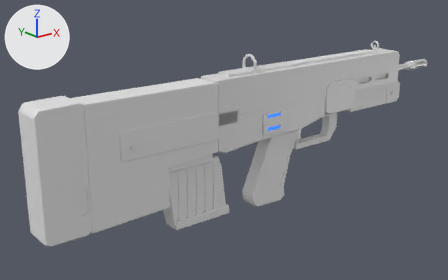
Before and after pictures for a commit that changed the FBX model art-source/weapons/Exports/Bulldog.fbx.
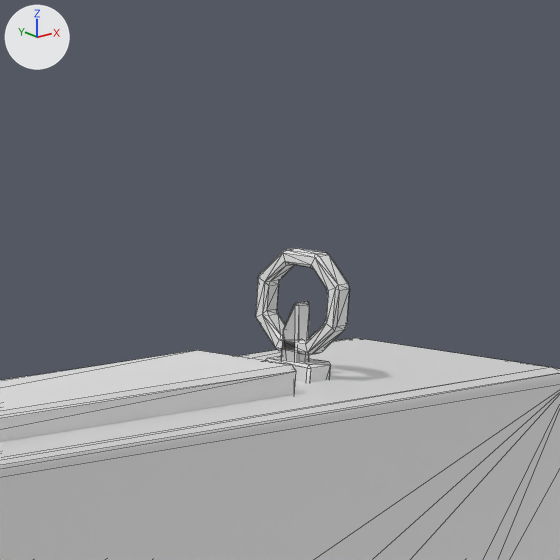
The first picture shows the older version from a 50 mm lens placed at (-2.395, -2.526, 1.154), pointed at (-0.237, 0.171, 0.075). The close-ups show the older and then the newer version on the part from 78% to 89% of the width and 7% to 24% of the height of that picture. Only the edits that show in the close-ups are written down. Arrows for +X, +Y and +Z are at upper left; the lights stay in place. The close-ups show mesh edges as thin lines.

Script lines for the objects in view, before the commit:
```python
me_bulldog_receiver_003 = bpy.data.meshes.new('Bulldog_Receiver.003')
me_bulldog_receiver_003.from_pydata(...)  # 101 vertices, 144 faces; spans x -0.473..0.939, y -0.076..0.076, z 0.291..0.515
me_bulldog_receiver_003.materials.append(mat_body_dark)  # white #e7e7e7
me_bulldog_sights_003 = bpy.data.meshes.new('Bulldog_Sights.003')
me_bulldog_sights_003.from_pydata(...)  # 264 vertices, 516 faces; spans x -0.23..0.884, y -0.051..0.051, z 0.464..0.592
me_bulldog_sights_003.materials.append(mat_body_dark)  # white #e7e7e7
me_bulldog_sights_004 = bpy.data.meshes.new('Bulldog_Sights.004')
me_bulldog_sights_004.from_pydata(...)  # 26 vertices, 48 faces; spans x 0.8676..0.8796, y -0.0079..0.008, z 0.464..0.5408
me_bulldog_sights_004.materials.append(mat_metal)  # white #e7e7e7
ob_receiver_dark = bpy.data.objects.new('Receiver_Dark', me_bulldog_receiver_003)
ob_receiver_dark.location = (0.0, 0.0, 0.0)
ob_sights_dark = bpy.data.objects.new('Sights_Dark', me_bulldog_sights_003)
ob_sights_dark.location = (0.0, 0.0, 0.0)
ob_sights_metal = bpy.data.objects.new('Sights_Metal', me_bulldog_sights_004)
ob_sights_metal.location = (0.0, 0.0, 0.0)
# also in view: 'Receiver_Panel' at (0.286, 0.0, 0.303)
```
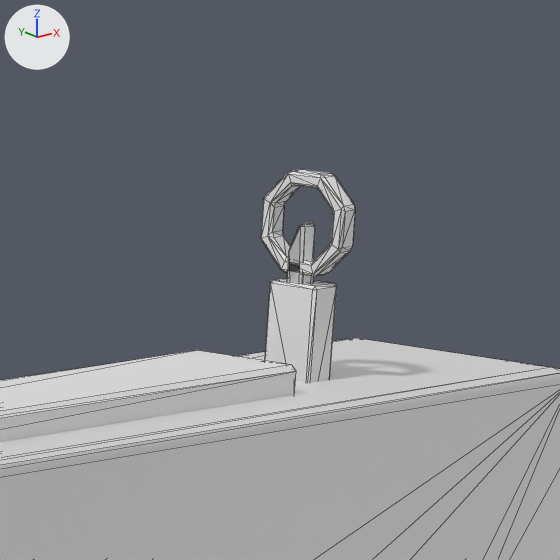
The edits, one by one:
me_bulldog_sights_003 is used by ob_sights_dark; location (0.0, 0.0, 0.0).
me_bulldog_sights_003 had 264 vertices, 516 faces and spanned x -0.23..0.884, y -0.051..0.051, z 0.464..0.592.
me_bulldog_sights_003 now has 264 vertices, 516 faces and spans x -0.23..0.884, y -0.051..0.051, z 0.464..0.635.
me_bulldog_sights_003 part 2: the loose piece of 96 vertices spanning x 0.868..0.88, y -0.028..0.028, z 0.513..0.569 is moved by (0.0, 0.0, 0.043).
me_bulldog_sights_003 part 3: all 12 vertices in x 0.864..0.884, y -0.016..0.016, z 0.507..0.509 are moved by (0.0, 0.0, 0.043).
Other edits to the shape of me_bulldog_sights_003 do not show in these pictures.
me_bulldog_sights_004 is used by ob_sights_metal; location (0.0, 0.0, 0.0).
me_bulldog_sights_004 had 26 vertices, 48 faces and spanned x 0.8676..0.8796, y -0.0079..0.008, z 0.464..0.5408.
me_bulldog_sights_004 now has 26 vertices, 48 faces and spans x 0.8676..0.8796, y -0.0079..0.008, z 0.464..0.5838.
me_bulldog_sights_004 part 1: all 14 vertices in x 0.8676..0.8796, y -0.0017..0.008, z 0.5245..0.5408 are moved by (0.0, 0.0, 0.043).

Where the change shows, as pixel boxes [x1, y1, x2, y2] in the close-ups (560 x 560 px; the box of a moved part takes in the faces that stretch with it):
'Sights_Dark', reshaped
    before: [255, 248, 350, 382]
    after: [261, 169, 355, 382]
'Sights_Metal', reshaped
    before: [281, 301, 310, 362]
    after: [287, 222, 315, 283]
part 2 of me_bulldog_sights_003, moved or reshaped
    before: [255, 248, 350, 355]
    after: [261, 169, 355, 276]
part 3 of me_bulldog_sights_003, moved or reshaped
    before: [265, 356, 331, 382]
    after: [265, 278, 337, 382]
